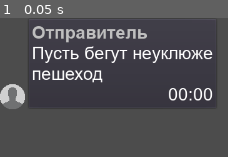
Above: before the commit, frame 1.
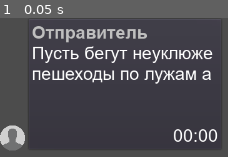
Above: after the commit, the same moment.

Repository: LeshaLukash/The-Chat-Prototype
Game: Godot game, scene res://message.tscn
The game is run twice, just before and just after one commit, with the same random seed, the same clock (stepped at 60 frames per second) and the same inputs.
Inputs:
- Up to frame 1 (0.05 s): no input

The runs differ from the first frame. In frame 1, 6.5% of the frame differs, in the area x 0-96%, y 37-95%.
Error before the commit: Attempt to call function 'format_text' in base 'null instance' on a null instance. (res://message.gd:42)

Commit message:
Message
Продолжаю воевать с алгоритмом сортировки собщений. Убрал повторы строк, но теперь плохо работают переносы

Diff:
--- a/message.gd
+++ b/message.gd
@@ -34,7 +34,6 @@
 # Текстура аватарки
 var avatar_texture
 
-
 # Обновить содержимое сообщения
 func update_message() -> void:
 	# Форматируем содержимое сообщения
@@ -69,19 +68,22 @@
 
 #################### СЕТТЕРЫ ####################
 func set_sender(value: String):
-	# Задаём имя, не превышающее по длине лимит
-	sender = value.substr(0, $TextFormatter.SENDER_MAX_LENGTH - 1)
-	update_message()
+	if get_node_or_null("TextFormatter") != null:
+		# Задаём имя, не превышающее по длине лимит
+		sender = value.substr(0, $TextFormatter.SENDER_MAX_LENGTH - 1)
+		update_message()
 
 
 func set_text(value: String):
 	text = value
-	update_message()
+	if get_node_or_null("TextFormatter") != null:
+		update_message()
 
 
 func set_edited(value: bool):
 	is_edited = value
-	update_message()
+	if get_node_or_null("TextFormatter") != null:
+		update_message()
 
 
 func set_time(value: String):
@@ -89,7 +91,8 @@
 		time = "00:00"
 	else:
 		time = value
-	update_message()
+	if get_node_or_null("TextFormatter") != null:
+		update_message()
 
 
 #################### СИГНАЛЫ ####################
--- a/message.tscn
+++ b/message.tscn
@@ -6,21 +6,23 @@
 [ext_resource path="res://text_formatter.gd" type="Script" id=4]
 
 [node name="Message" type="MarginContainer"]
-margin_right = 110.0
-margin_bottom = 101.0
+margin_right = 356.0
+margin_bottom = 113.0
 rect_pivot_offset = Vector2( -513, -236 )
 script = ExtResource( 2 )
-text = "Пусть бегут неуклюже пешеход"
+text = "Пусть бегут неуклюже
+пешеходы по лужам а
+"
 
 [node name="HBoxContainer" type="HBoxContainer" parent="."]
-margin_right = 348.0
-margin_bottom = 146.0
+margin_right = 356.0
+margin_bottom = 212.0
 
 [node name="Avatar" type="TextureButton" parent="HBoxContainer"]
 unique_name_in_owner = true
-margin_top = 106.0
+margin_top = 172.0
 margin_right = 40.0
-margin_bottom = 146.0
+margin_bottom = 212.0
 rect_min_size = Vector2( 40, 40 )
 size_flags_vertical = 8
 texture_normal = ExtResource( 3 )
@@ -29,8 +31,8 @@
 [node name="Panel" type="PanelContainer" parent="HBoxContainer"]
 unique_name_in_owner = true
 margin_left = 44.0
-margin_right = 348.0
-margin_bottom = 146.0
+margin_right = 356.0
+margin_bottom = 212.0
 rect_min_size = Vector2( 50, 0 )
 size_flags_horizontal = 3
 theme = ExtResource( 1 )
@@ -39,18 +41,22 @@
 unique_name_in_owner = true
 margin_left = 7.0
 margin_top = 7.0
-margin_right = 297.0
-margin_bottom = 139.0
+margin_right = 305.0
+margin_bottom = 205.0
 rect_min_size = Vector2( 290, 0 )
 rect_clip_content = false
 bbcode_enabled = true
 bbcode_text = "[color=silver][font=fonts/arial_sender_name.tres]Отправитель[/font][/color]
 Пусть бегут неуклюже
-пешеход
+пешеходы по лужам а
+
+
 [right][font=fonts/arial_time.tres]00:00[/font][/right]"
 text = "Отправитель
 Пусть бегут неуклюже
-пешеход
+пешеходы по лужам а
+
+
 00:00"
 fit_content_height = true
 scroll_active = false
--- a/text_formatter.gd
+++ b/text_formatter.gd
@@ -9,10 +9,15 @@
 # Разбить большую строку на строки поменьше (без переносов!)
 func format_line(line: String, line_max_length: int, line_font: DynamicFont) -> Array:
 	var result := []
+	# Строка разбивается на массив из отдельных слов
 	var line_words: PoolStringArray = line.split(' ')
+	var last_word_idx: int = get_array_last_idx(line_words)
+	print(line_words)
 	var str_tmp := "" # Хранит промежуточные этапы разбиения
 
-	for word in line_words:
+	# Перебираем все слова в строке
+	for word_idx in line_words.size():
+		var word: String = line_words[word_idx]
 
 		# Если текущее слово сликом длинное (вероятно, спам букв)
 		if word.length() >= WORD_MAX_LENGTH:
@@ -22,23 +27,40 @@
 				else:
 					result.append(str_tmp)
 					str_tmp = ch
-		# Пытаемся вместить слово с пробелом после него
+
+		# Пытаемся пристроить слово в текущую строку, разместив после него пробел
+		# если слово пустое - значит, на его месте должен быть пробел
+		# шутка в том, что пустое слово поставится вместе с пробелом, которым оно и должно быть!
 		elif get_line_pixel_length(str_tmp + word + ' ', line_font) <= line_max_length:
+			print("Слово " + word + " влезает в текущую строку, добавляю!")
 			str_tmp += word + ' '
-		# Пытаемся вместить слово без пробела после него
-		# Слово последним будет в этой строке, поэтому после отдаём её
+
+		# Если влезает только слово, без пробела - смотрим, является ли само слово пробелом
+		# от этого зависит конец текущей и начало след. строки
 		elif get_line_pixel_length(str_tmp + word, line_font) <= line_max_length:
-			str_tmp += word
+			if word != '':
+				print("Слово " + word + " влезает в текущую строку но без пробела, добавляю!")
+				str_tmp += word
+				result.append(str_tmp)
+				str_tmp = ""
+			else:
+				result.append(str_tmp)
+				str_tmp = " "
+
+		# Если слово никак не влезает - добавлем имеющуюся строку в результат
+		# а рабочую строку перезаписываем словом, которое не влезло
+		elif get_line_pixel_length(str_tmp + word, line_font) > line_max_length:
 			result.append(str_tmp)
-			str_tmp = ""
-		# Если даже и слово не влазит - оставляем его для новой строки
-		else:
-			result.append(str_tmp.trim_suffix(' '))
 			str_tmp = word + ' '
 
-		# Не забываем забрать незаконченые строки
-		if word == line_words[-1]:
-			result.append(str_tmp.trim_suffix(' '))
+		# Если слово было последним - добавляю остатки str_tmp как новую строку
+		if word_idx == last_word_idx:
+			str_tmp = str_tmp.trim_suffix(" ")
+			# Пустые строки лучше не добавлять - на их месте
+			# могут возникнуть переносы при форматировании текста
+			if str_tmp != "":
+				result.append(str_tmp)
+
 	print("format_line: " + str(result))
 	return result
 
@@ -48,24 +70,48 @@
 	if text == "":
 		return text
 
+	print("text(format_text): " + text.c_escape())
 	var result := ""
+
+	# Анализируем ИСХОДНЫЙ текст - набор строк, разбитых переносами.
+	# Разбиваем текст на строки и перебираем их
+	# (если строка одна, то смотрим лишь её)
 	var text_lines: PoolStringArray = text.split('\n')
+	var last_line_idx: int = get_array_last_idx(text_lines)
+	print(text_lines)
 
-	for line in text_lines:
+	for line_idx in text_lines.size():
+		var line: String = text_lines[line_idx]
 		# Если текущая строка не слишком длинная
 		if get_line_pixel_length(line, text_font) <= line_max_length:
+			print("Рассматриваю строку " + line.c_escape() + ", она не длинная")
 			result += line
+
+			# Если строка не последняя - после неё будет перенос!
+			if line_idx != last_line_idx:
+				result += '\n'
+
 		# Если строка слишком длинная
 		else:
+			print("Рассматриваю строку " + line.c_escape() + ", она длинная!!")
+			# Разбиваем строку на подстроки
 			var line_formatted: Array = format_line(line, line_max_length, text_font)
-			for string in line_formatted:
+			var last_string_idx: int = get_array_last_idx(line_formatted)
+
+			for str_idx in line_formatted.size():
+				var string: String = line_formatted[str_idx]
 				result += string
-				if string != line_formatted[-1]:
+
+				# Если подстрока не последняя - после неё будет перенос!
+				if str_idx != last_string_idx:
 					result += '\n'
 
 	print("format_text: " + result.c_escape())
 	return result
 
+
+func get_array_last_idx(a: Array):
+	return a.size() - 1
 
 # Получить длину строки, в пикселях
 func get_line_pixel_length(string: String, font: DynamicFont) -> int:
